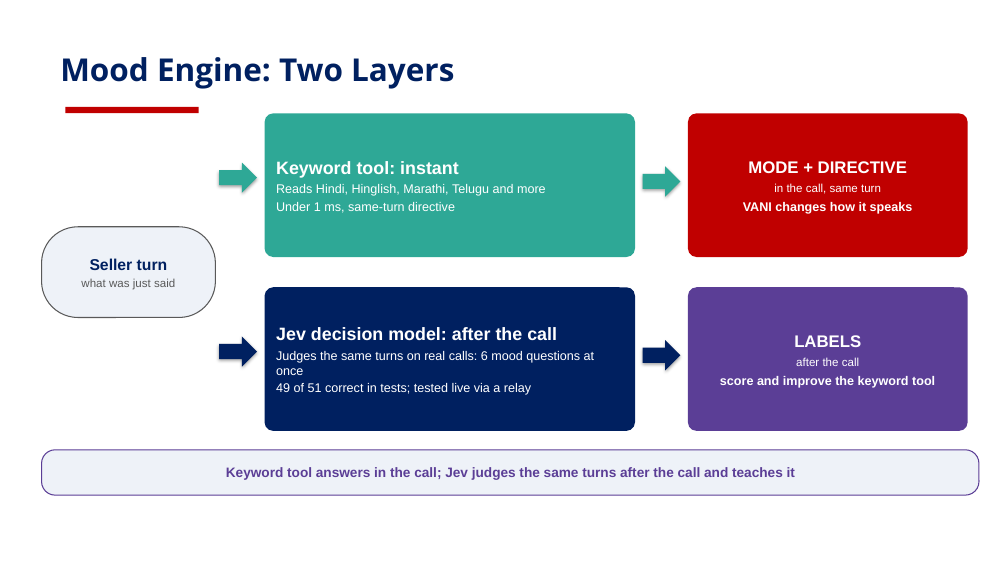
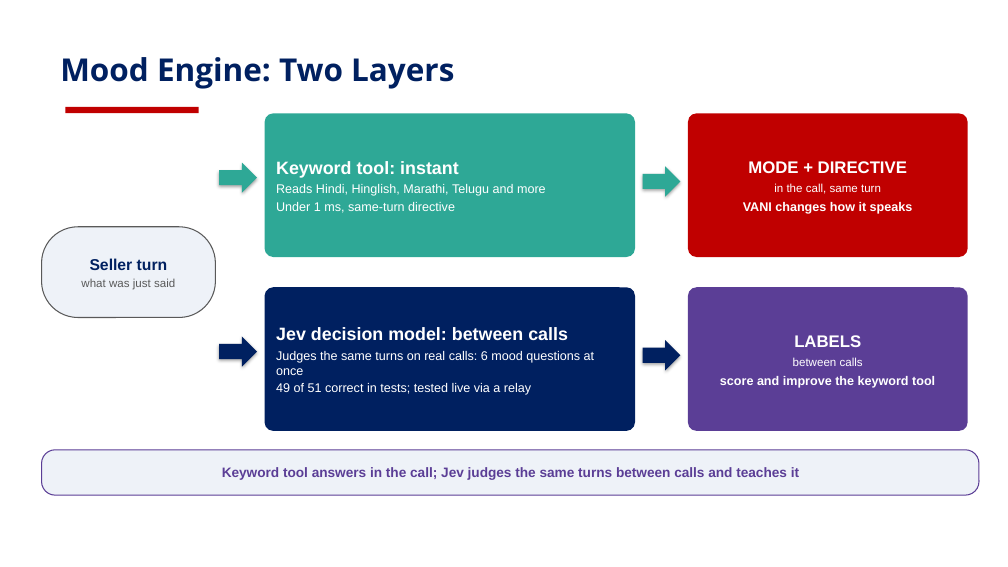
Before and after one commit to risu1139/vani-hackathon, a slide deck: slide 12 of outputs/plans/VANI_Persona_Design_Deck_v2_visual.pptx. Drawn at 1008x567 pixels with LibreOffice and Linux fonts; fonts in the diff are those of the drawing; background and template pictures are left out. Boxes give left, top, right and bottom in pixels: in the first picture for what was removed or moved away, otherwise in the second. Text is boxed around its words. In the diff, an @@ line names an element or a change of style, - is before the commit and + after.

```diff
--- a/outputs/plans/VANI_Persona_Design_Deck_v2_visual.pptx
+++ b/outputs/plans/VANI_Persona_Design_Deck_v2_visual.pptx
@@ text in rounded rectangle at [276, 327, 568, 340]: text changed @@
-Jev decision model: after the call
+Jev decision model: between calls
@@ text in rounded rectangle at [793, 357, 863, 366]: text changed @@
-after the call
+between calls
@@ text in rounded rectangle at [222, 467, 799, 480]: text changed @@
-Keyword tool answers in the call; Jev judges the same turns after the call and teaches it
+Keyword tool answers in the call; Jev judges the same turns between calls and teaches it
```
Also in this commit, not shown: 2 other files.
